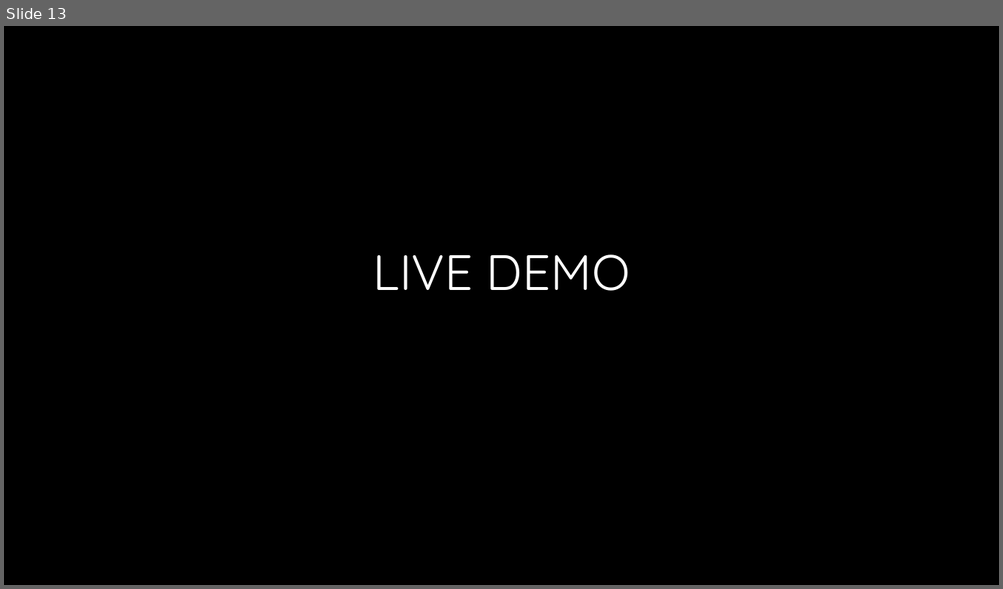
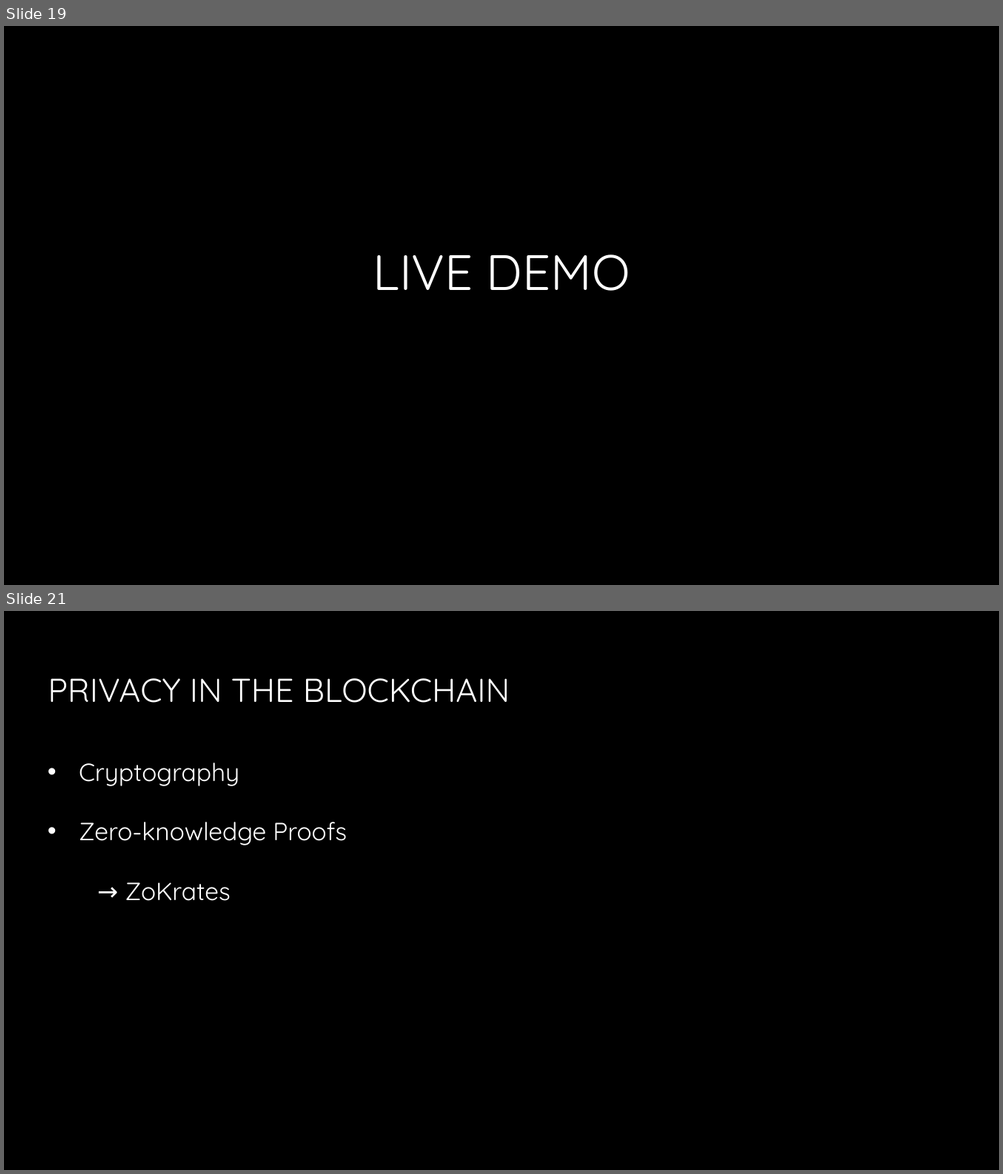
Before and after one commit to JacobEberhardt/decentralized-energy-trading, a slide deck: documentation/Milestone Presentation.pptx. Shown one above the other, each under a label of ours: slide 13 before the commit, slides 19 and 21 after it; the slides between them are not shown. The pictures are 1003x589 and 1003x1174 pixels, drawn with LibreOffice and Linux fonts; fonts in the diff are those of the drawing; background and template pictures are left out. Boxes give left, top, right and bottom in pixels: in the first picture for what was removed or moved away, otherwise in the second. Text is boxed around its words. In the diff, an @@ line names an element or a change of style, - is before the commit and + after.

```diff
--- a/documentation/Milestone Presentation.pptx
+++ b/documentation/Milestone Presentation.pptx
@@ slide 21 added at [4, 611, 999, 1170], background picture (left out) @@
@@ title added at [48, 678, 509, 703], 24 pt, text gradient #FFFFFF to #A6A6A6 @@
+PRIVACY IN THE BLOCKCHAIN
@@ text added at [79, 763, 347, 901], 18 pt, text #FFFFFF @@
+• Cryptography
+• Zero-knowledge Proofs
+→ ZoKrates
@@ what was slide 13 is now slide 19 @@
```
Also in this commit, not shown: 9 slides changed, 9 other slides added, 2 slides removed.
